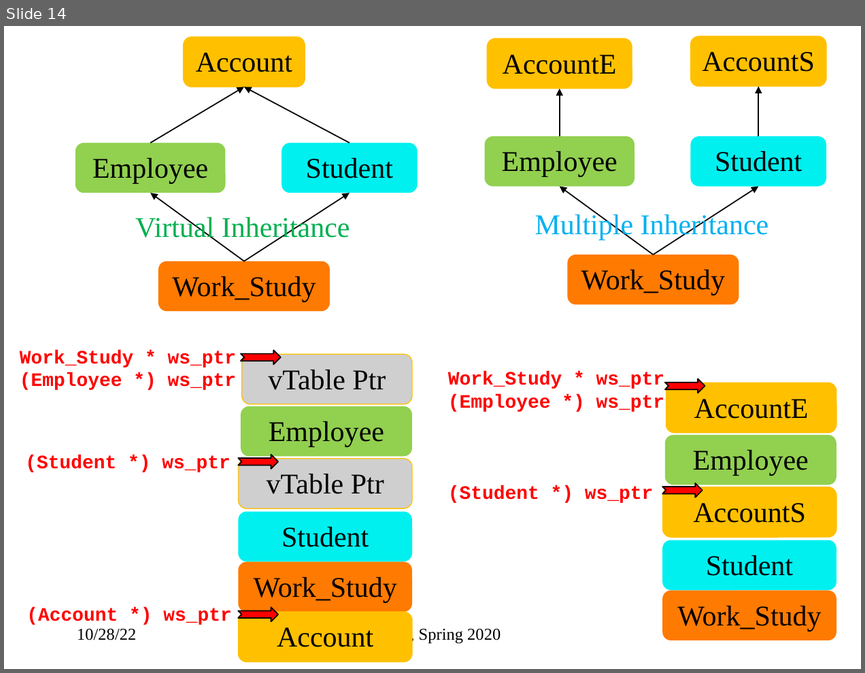
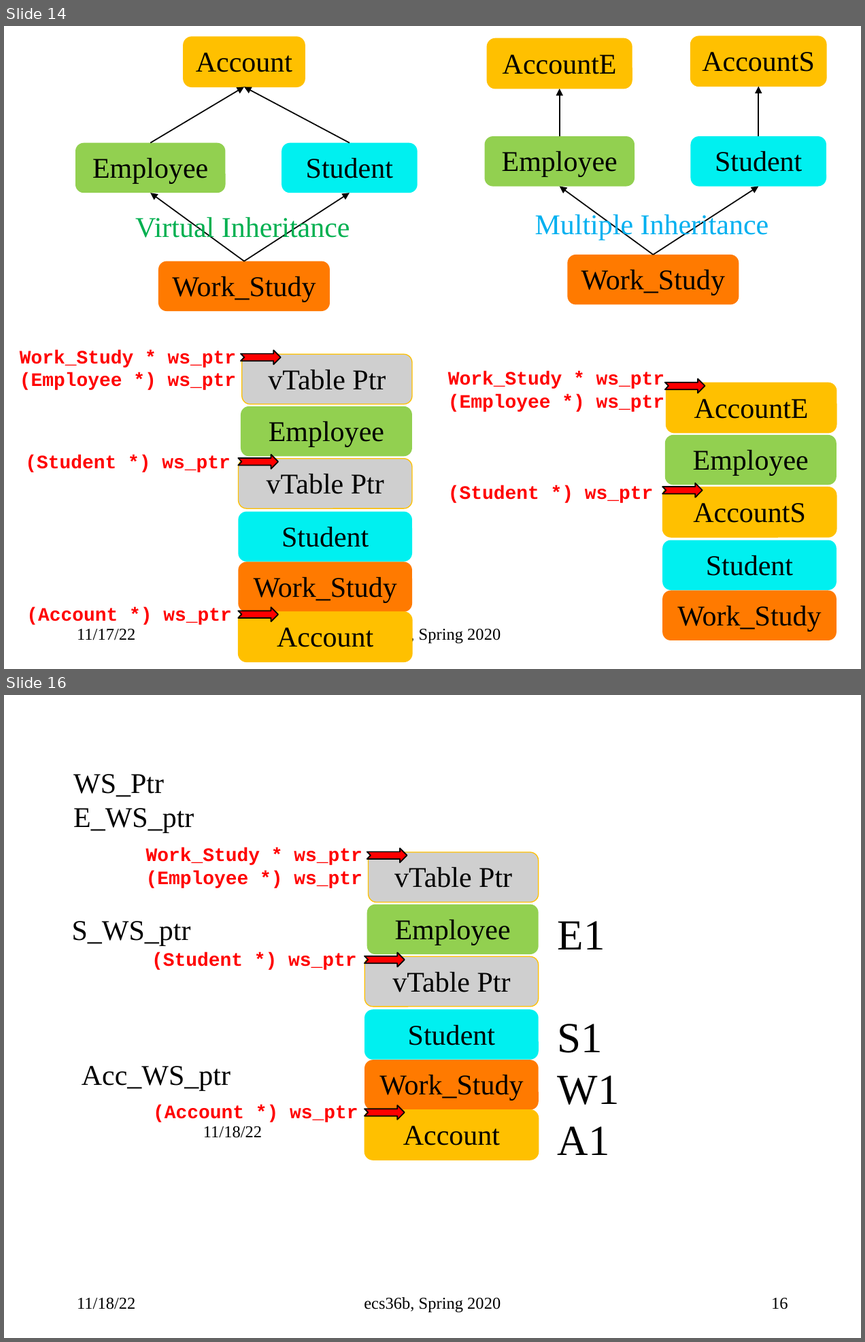
Before and after one commit to sfelixwu/ecs36b_slides, a slide deck: ecs36b_f2022_L007.pptx. Shown one above the other, each under a label of ours: slide 14 before the commit, slides 14 and 16 after it; the slides between them are not shown. The pictures are 865x673 and 865x1342 pixels, drawn with LibreOffice and Linux fonts; fonts in the diff are those of the drawing. Boxes give left, top, right and bottom in pixels: in the first picture for what was removed or moved away, otherwise in the second. Text is boxed around its words. In the diff, an @@ line names an element or a change of style, - is before the commit and + after.

```diff
--- a/ecs36b_f2022_L007.pptx
+++ b/ecs36b_f2022_L007.pptx
@@ slide 16 added at (4, 695, 861, 1338), background #FFFFFF @@
@@ text added at (73, 774, 194, 833), 24 pt, text #000000 @@
+WS_Ptr
+E_WS_ptr
@@ text added at (146, 848, 362, 888), 16 pt, text #FF0000, bold @@
+Work_Study * ws_ptr
+(Employee *) ws_ptr
@@ notched right arrow added at (367, 849, 407, 863), fill #FF0000, outline #000000 1 pt @@
@@ rounded rectangle added at (368, 852, 538, 902), fill #CFCFCF, outline #FFC000 0.75 pt, 24 pt, text #000000 @@
+vTable Ptr
@@ rounded rectangle added at (367, 904, 538, 954), fill #92D050, 24 pt, text #000000 @@
+Employee
@@ text added at (72, 921, 191, 946), 24 pt, text #000000 @@
+S_WS_ptr
@@ text added at (558, 921, 619, 1155), 36 pt, text #000000 @@
+E1
+S1
+W1
+A1
@@ text added at (152, 953, 357, 970), 16 pt, text #FF0000, bold @@
+(Student *) ws_ptr
@@ rounded rectangle added at (364, 956, 538, 1006), fill #CFCFCF, outline #FFC000 0.75 pt, 24 pt, text #000000 @@
+vTable Ptr
@@ notched right arrow added at (364, 952, 405, 966), fill #FF0000, outline #000000 1 pt @@
@@ rounded rectangle added at (364, 1009, 538, 1059), fill #00F0F0, 24 pt, text #000000 @@
+Student
@@ rounded rectangle added at (364, 1060, 538, 1110), fill #FF7A00, 24 pt, text #000000 @@
+Work_Study
@@ text added at (82, 1066, 230, 1091), 24 pt, text #000000 @@
+Acc_WS_ptr
@@ text added at (153, 1105, 358, 1122), 16 pt, text #FF0000, bold @@
+(Account *) ws_ptr
@@ rounded rectangle added at (364, 1110, 538, 1159), fill #FFC000, outline #FFC000 0.75 pt, 24 pt, text #000000 @@
+Account
@@ notched right arrow added at (364, 1106, 405, 1120), fill #FF0000, outline #000000 1 pt @@
@@ text added at (203, 1125, 262, 1138), 14 pt, text #000000 @@
+11/18/22
@@ text added at (77, 1297, 135, 1309), 14 pt, text #000000 @@
+11/18/22
@@ text added at (364, 1297, 500, 1312), 14 pt, text #000000 @@
+ecs36b, Spring 2020
@@ page number added at (771, 1297, 788, 1309), 14 pt, text #000000 @@
+16
@@ slide 14 changed as well @@
@@ text at (77, 628, 135, 640): text changed @@
-10/28/22
+11/17/22
```
Also in this commit, not shown: 35 other slides changed, 1 other slide added, 2 other files.
